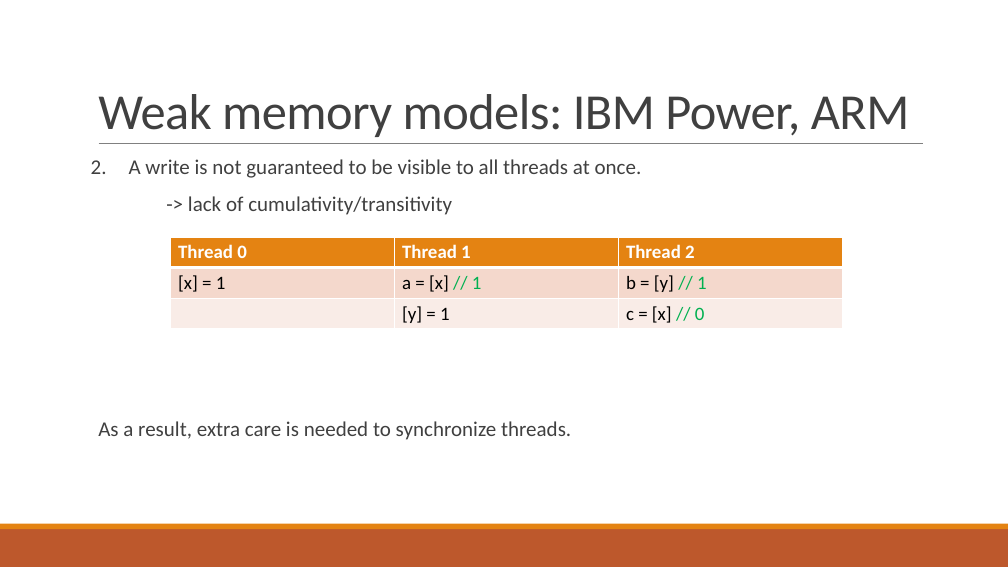
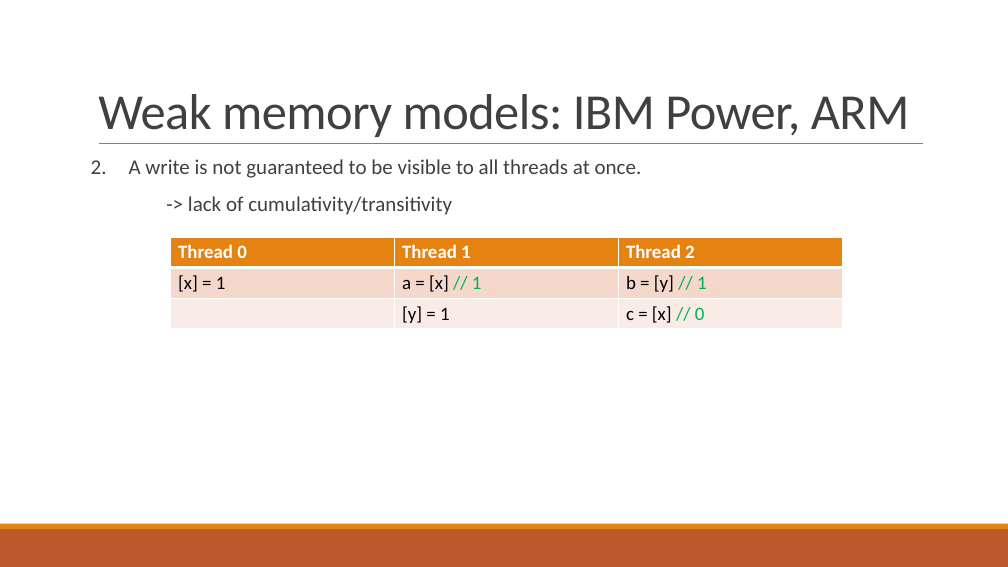
Before and after one commit to noirgif/2018s-final-projects, a slide deck: slide 14 of 06-Memory Access/fopl-pres.pptx. Drawn at 1008x567 pixels with LibreOffice and Linux fonts; fonts in the diff are those of the drawing. Boxes give left, top, right and bottom in pixels: in the first picture for what was removed or moved away, otherwise in the second. Text is boxed around its words. In the diff, an @@ line names an element or a change of style, - is before the commit and + after.

```diff
--- a/06-Memory Access/fopl-pres.pptx
+++ b/06-Memory Access/fopl-pres.pptx
@@ text at [98, 421, 571, 440]: paragraph removed @@
-  As a result, extra care is needed to synchronize threads.
```
Also in this commit, not shown: 3 other slides changed, 1 slide added.
